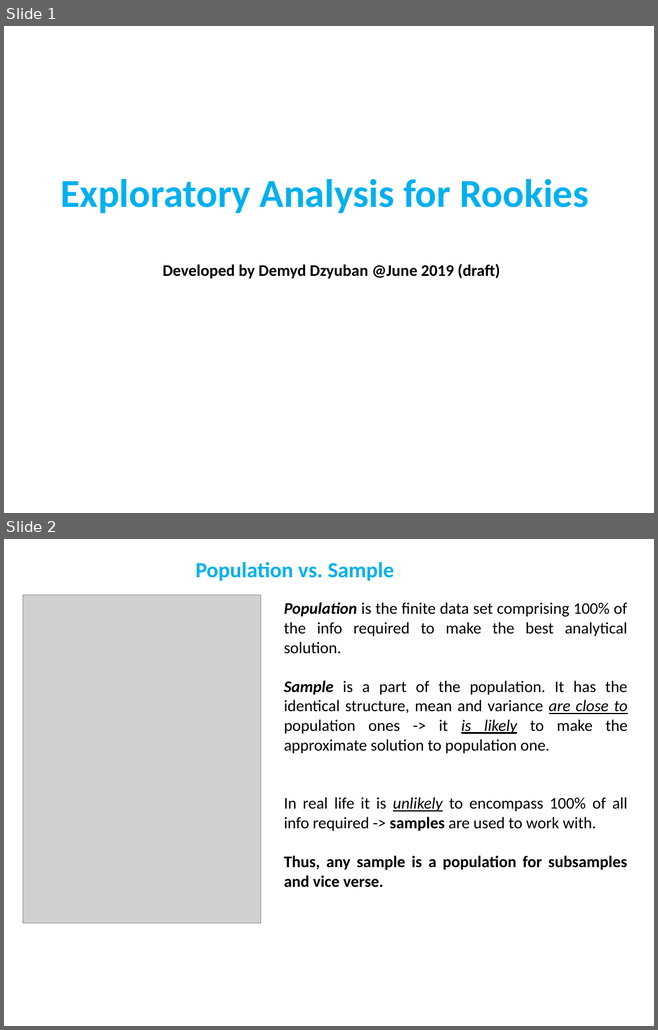
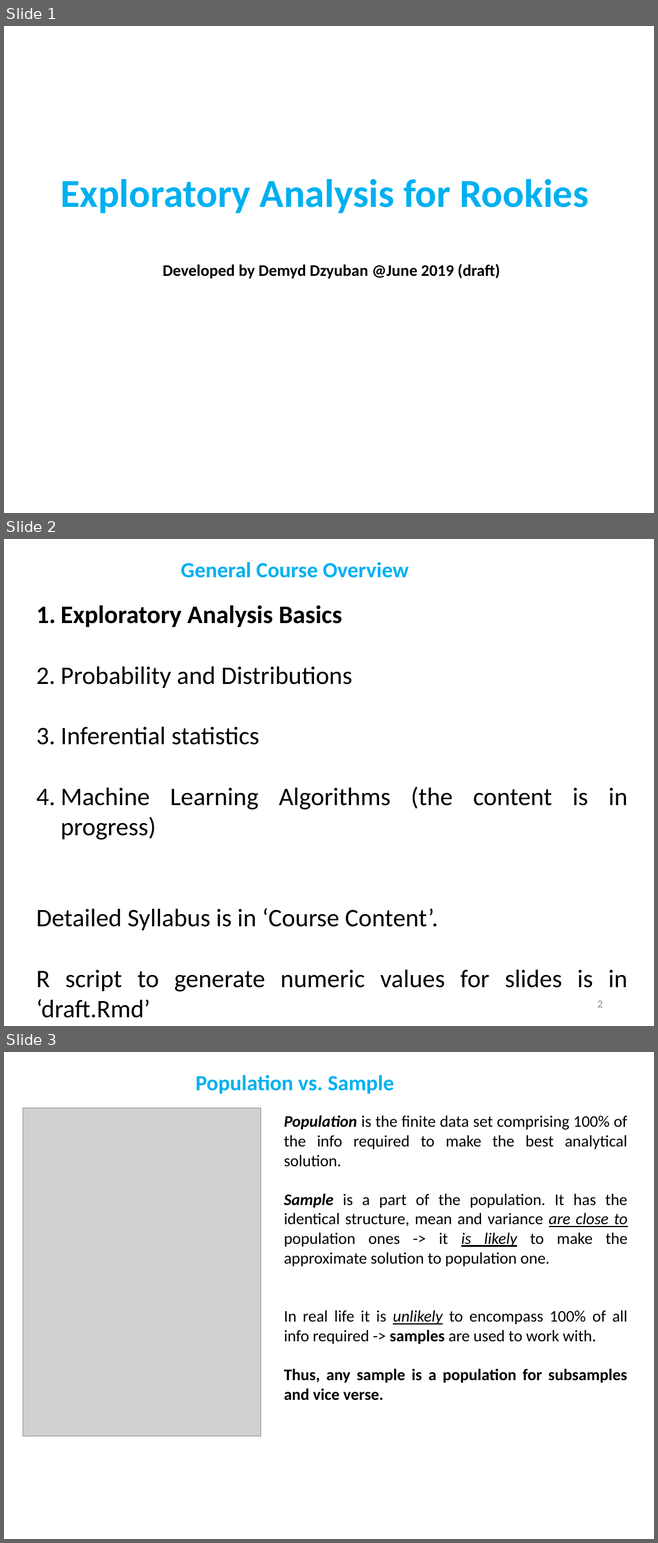
Before and after one commit to demydd/Exploratory-Analysis-, a slide deck: Exploratory_Analysis.pptx. Shown one above the other, each under a label of ours: slides 1 and 2 before the commit, slides 1, 2 and 3 after it. The pictures are 658x1030 and 658x1543 pixels, drawn with LibreOffice and Linux fonts; fonts in the diff are those of the drawing; grey boxes stand for pictures. Boxes give left, top, right and bottom in pixels: in the first picture for what was removed or moved away, otherwise in the second. Text is boxed around its words. In the diff, an @@ line names an element or a change of style, - is before the commit and + after.

```diff
--- a/Exploratory_Analysis.pptx
+++ b/Exploratory_Analysis.pptx
@@ slide 2 added at (4, 539, 654, 1026), background #FFFFFF @@
@@ text added at (181, 562, 408, 578), 24 pt, text #00B0F0, bold @@
+General Course Overview
@@ text added at (36, 605, 628, 1018), 28 pt, text #000000 @@
+1. Exploratory Analysis Basics
+2. Probability and Distributions
+3. Inferential statistics
+4. Machine Learning Algorithms (the content is in progress)
+Detailed Syllabus is in ‘Course Content’.
+R script to generate numeric values for slides is in ‘draft.Rmd’
@@ page number added at (597, 1001, 602, 1008), 12 pt, text #8C8C8C @@
+2
@@ what was slide 2 is now slide 3 @@
```
Also in this commit, not shown: 2 other files.
